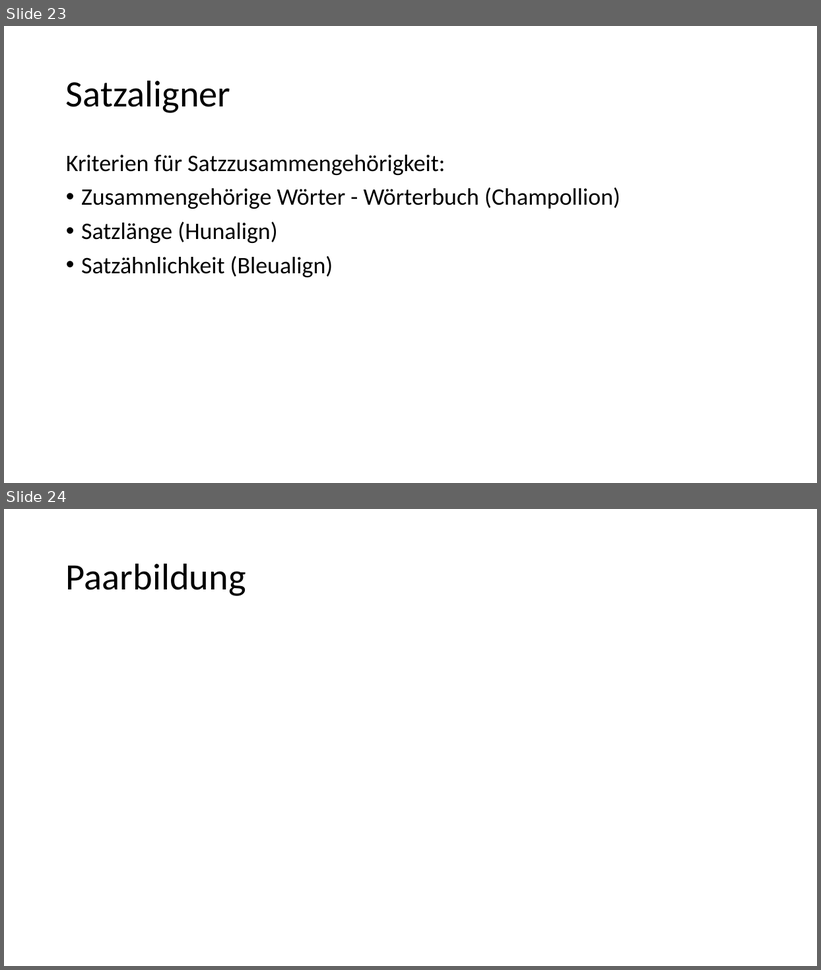
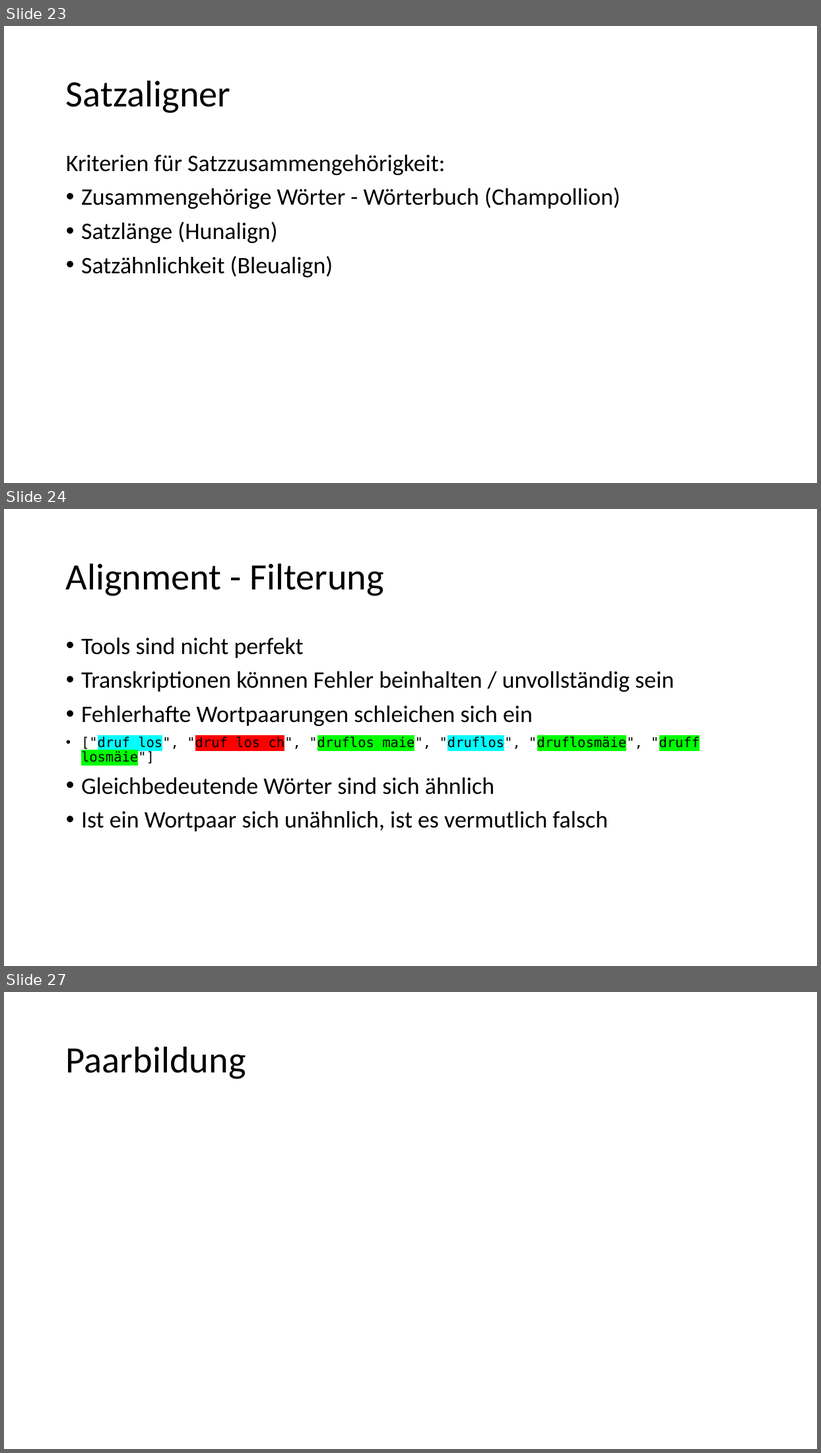
Before and after one commit to 837/ip5-nlp-ch, a slide deck: doc/IP5_Presentation.pptx. Shown one above the other, each under a label of ours: slides 23 and 24 before the commit, slides 23, 24 and 27 after it; the slides between them are not shown. The pictures are 821x970 and 821x1453 pixels, drawn with LibreOffice and Linux fonts; fonts in the diff are those of the drawing. Boxes give left, top, right and bottom in pixels: in the first picture for what was removed or moved away, otherwise in the second. Text is boxed around its words. In the diff, an @@ line names an element or a change of style, - is before the commit and + after.

```diff
--- a/doc/IP5_Presentation.pptx
+++ b/doc/IP5_Presentation.pptx
@@ slide 24 added at (x1=4, y1=509, x2=817, y2=966), background #FFFFFF @@
@@ title added at (x1=66, y1=563, x2=385, y2=596), 44 pt, text #000000 @@
+Alignment - Filterung
@@ text added at (x1=81, y1=638, x2=700, y2=832), 28 pt, text #000000 @@
+• Tools sind nicht perfekt
+• Transkriptionen können Fehler beinhalten / unvollständig sein
+• Fehlerhafte Wortpaarungen schleichen sich ein
+• ["druf los", "druf los ch", "druflos maie", "druflos", "druflosmäie", "druff losmäie"]
+• Gleichbedeutende Wörter sind sich ähnlich
+• Ist ein Wortpaar sich unähnlich, ist es vermutlich falsch
@@ what was slide 24 is now slide 27 @@
```
Also in this commit, not shown: 2 other slides added.
